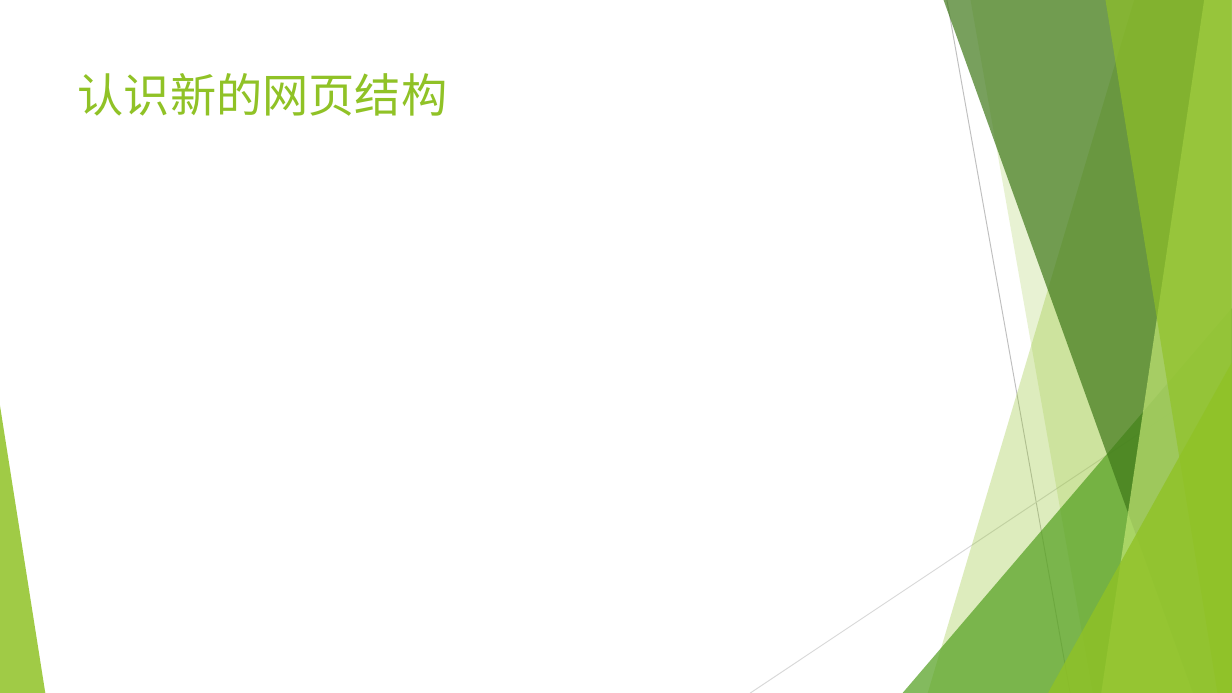
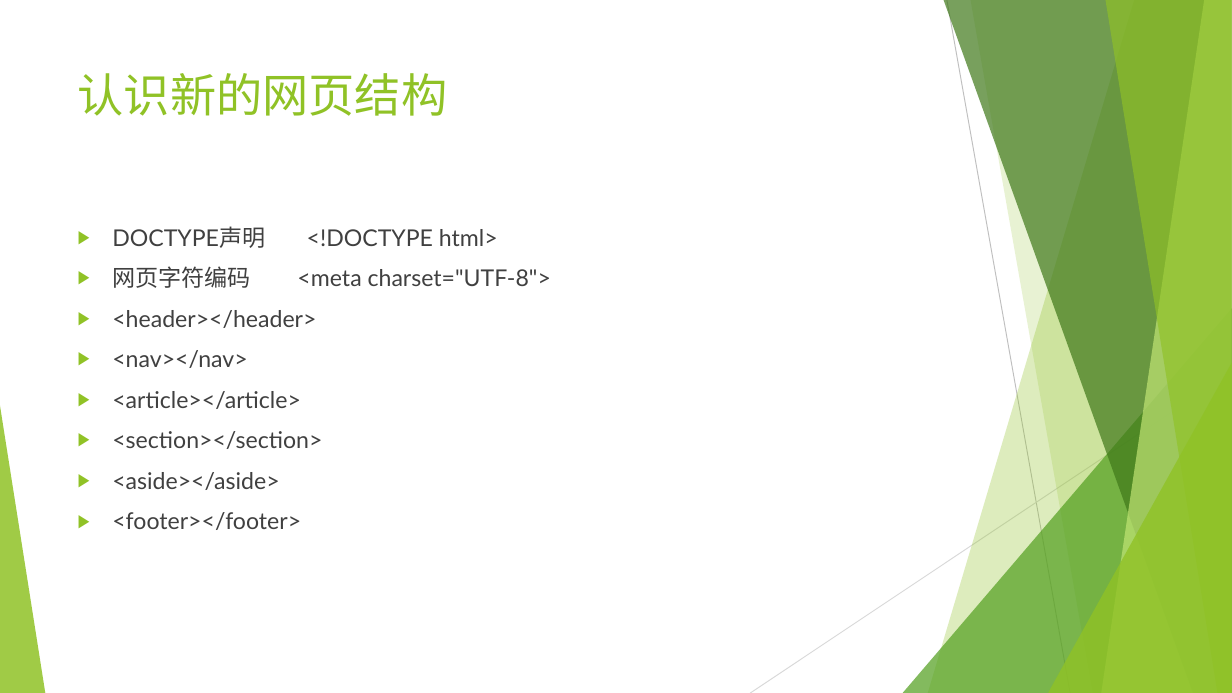
Before and after one commit to Guoye/Neusoft, a slide deck: slide 3 of lesson_HTML5/2.HTML5基础/2.HTML5基础.pptx. Drawn at 1232x693 pixels with LibreOffice and Linux fonts; fonts in the diff are those of the drawing. Boxes give left, top, right and bottom in pixels: in the first picture for what was removed or moved away, otherwise in the second. Text is boxed around its words. In the diff, an @@ line names an element or a change of style, - is before the commit and + after.

```diff
--- a/lesson_HTML5/2.HTML5基础/2.HTML5基础.pptx
+++ b/lesson_HTML5/2.HTML5基础/2.HTML5基础.pptx
@@ text added at <box>112,226,551,530</box>, 18 pt, text #404040 @@
+▶ DOCTYPE声明 <!DOCTYPE html>
+▶ 网页字符编码 <meta charset="UTF-8">
+▶ <header></header>
+▶ <nav></nav>
+▶ <article></article>
+▶ <section></section>
+▶ <aside></aside>
+▶ <footer></footer>
```
Also in this commit, not shown: 2 other slides changed, 10 slides added, 7 other files.
